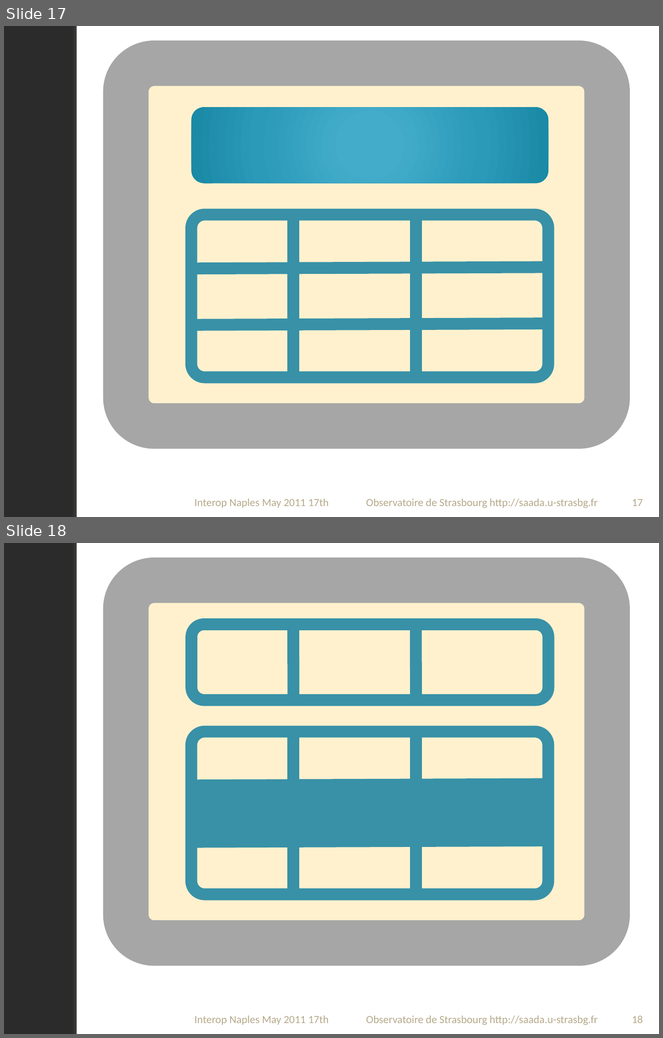
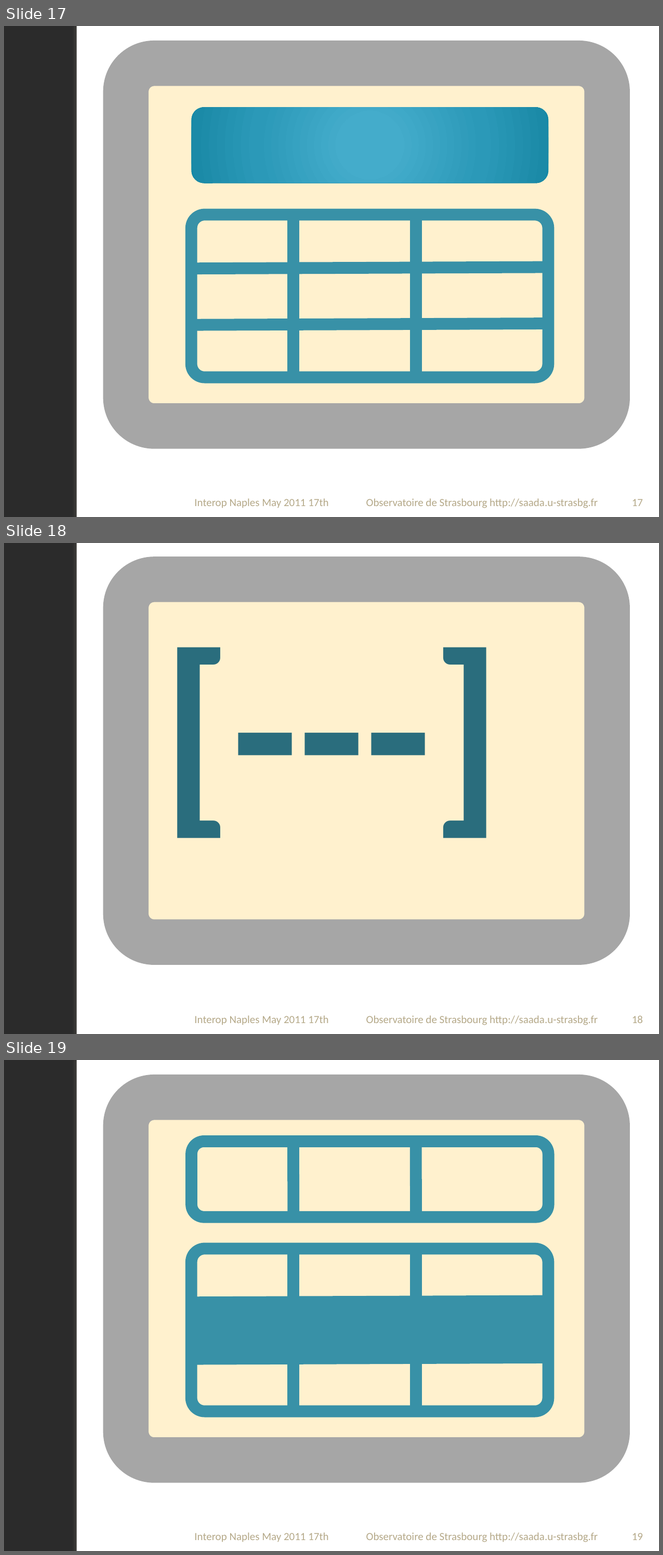
Before and after one commit to lmichel/saada, a slide deck: saadasvn/graphicalstuff/IconSource.pptx. Shown one above the other, each under a label of ours: slides 17 and 18 before the commit, slides 17, 18 and 19 after it. The pictures are 663x1038 and 663x1555 pixels, drawn with LibreOffice and Linux fonts; fonts in the diff are those of the drawing; background and template pictures are left out; a plain dark background stands for a picture behind light text. Boxes give left, top, right and bottom in pixels: in the first picture for what was removed or moved away, otherwise in the second. Text is boxed around its words. In the diff, an @@ line names an element or a change of style, - is before the commit and + after.

```diff
--- a/saadasvn/graphicalstuff/IconSource.pptx
+++ b/saadasvn/graphicalstuff/IconSource.pptx
@@ slide 18 added at (4, 543, 659, 1034), background picture (left out); not listed: 2 template elements that a slide beside it also shows @@
@@ rounded rectangle added at (126, 580, 607, 943), fill #FFF1CE, outline #A6A6A6 50 pt @@
@@ text added at (155, 586, 581, 856), 239 pt, text #2A6D7D, bold @@
+[---]
@@ text added at (194, 1016, 328, 1026), 12 pt, text #B6A98A @@
+Interop Naples May 2011 17th
@@ text added at (366, 1016, 598, 1026), 12 pt, text #B6A98A @@
+Observatoire de Strasbourg http://saada.u-strasbg.fr
@@ page number added at (632, 1016, 643, 1023), 12 pt, text #B6A98A @@
+18
@@ what was slide 18 is now slide 19 @@
@@ page number at (632, 1533, 643, 1540): text changed @@
-18
+19
```
Also in this commit, not shown: 1 other slide added.
